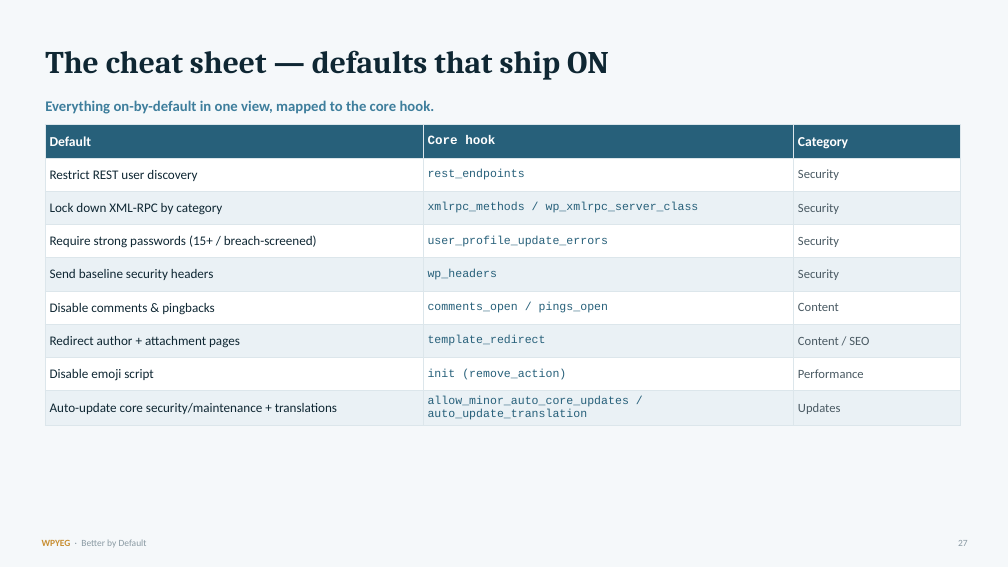
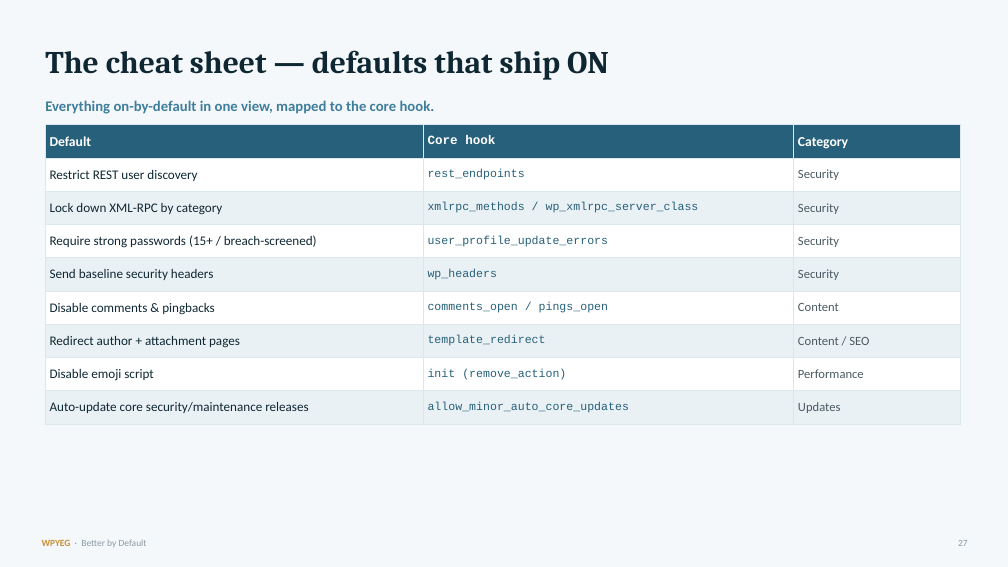
Before and after one commit to WPYEG/Better-by-Default, a slide deck: slide 27 of workshop/Better-by-Default.pptx. Drawn at 1008x567 pixels with LibreOffice and Linux fonts; fonts in the diff are those of the drawing. Boxes give left, top, right and bottom in pixels: in the first picture for what was removed or moved away, otherwise in the second. Text is boxed around its words. In the diff, an @@ line names an element or a change of style, - is before the commit and + after.

```diff
--- a/workshop/Better-by-Default.pptx
+++ b/workshop/Better-by-Default.pptx
@@ table at (45,125,960,417) @@
-row 9, column 1: Auto-update core security/maintenance + translations
+row 9, column 1: Auto-update core security/maintenance releases
-row 9, column 2: allow_minor_auto_core_updates / auto_update_translation
+row 9, column 2: allow_minor_auto_core_updates
```
Also in this commit, not shown: 12 other files.
